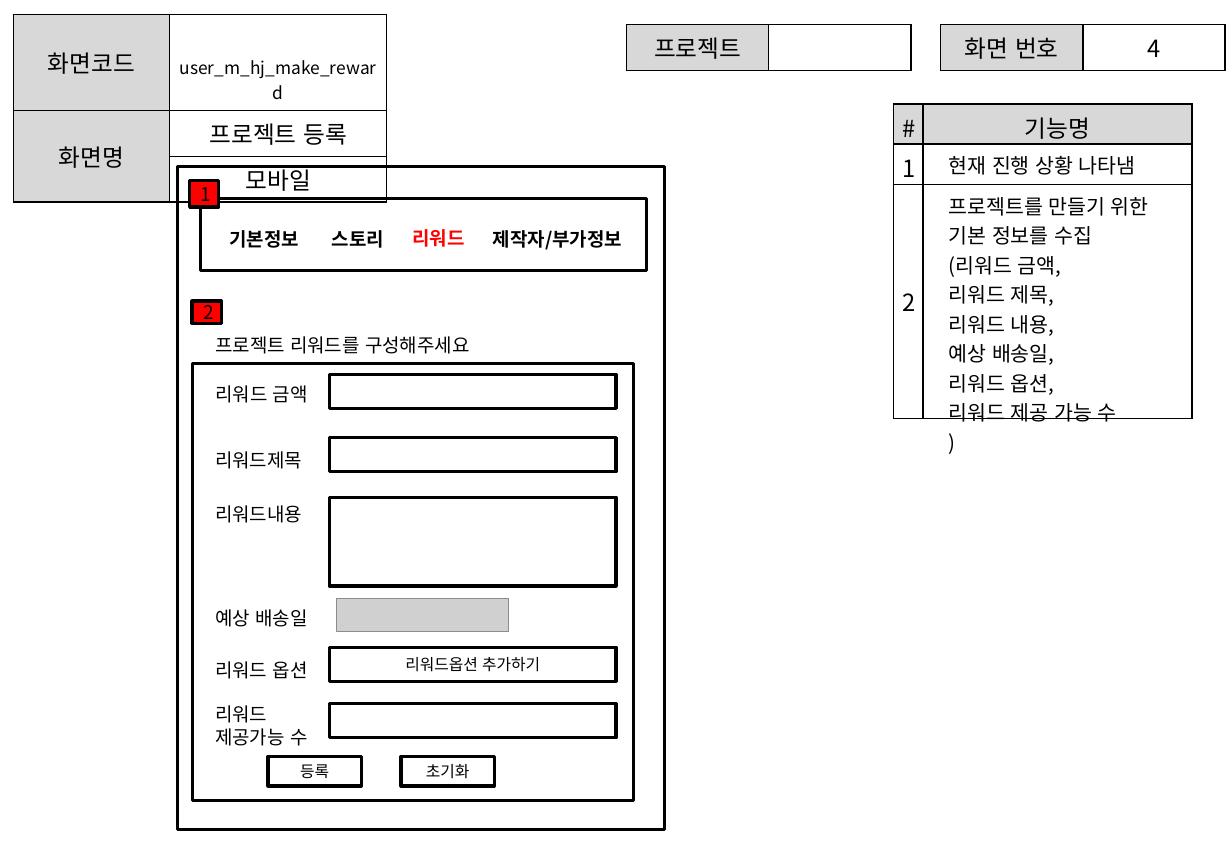
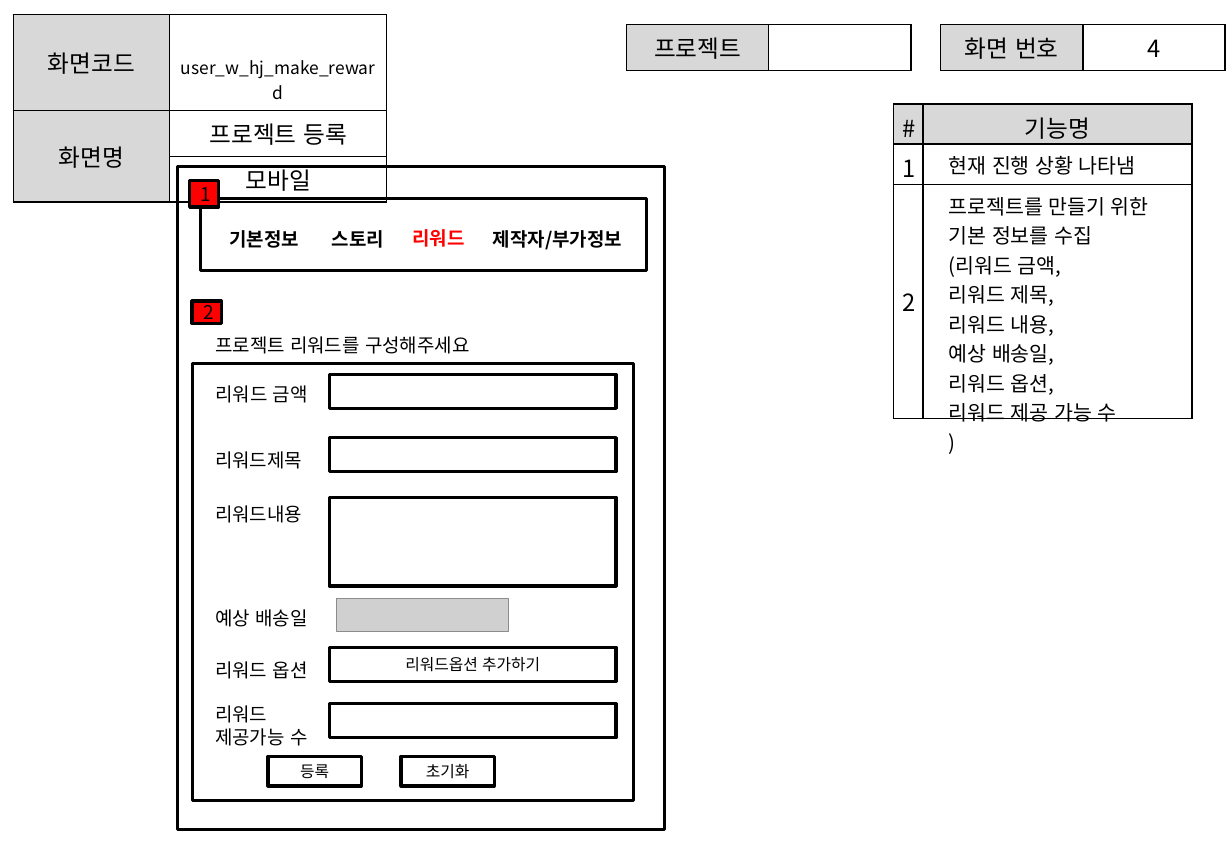
Before and after one commit to ezenteam2/EzenCrowdFunding, a slide deck: slide 10 of gr2_lhj/user_w_hj_make_reward.pptx. Drawn at 1232x853 pixels with LibreOffice and Linux fonts; fonts in the diff are those of the drawing; grey boxes stand for pictures. Boxes give left, top, right and bottom in pixels: in the first picture for what was removed or moved away, otherwise in the second. Text is boxed around its words. In the diff, an @@ line names an element or a change of style, - is before the commit and + after.

```diff
--- a/gr2_lhj/user_w_hj_make_reward.pptx
+++ b/gr2_lhj/user_w_hj_make_reward.pptx
@@ table at (x1=14, y1=15, x2=388, y2=195) @@
-row 1, column 2: user_m_hj_make_reward
+row 1, column 2: user_w_hj_make_reward
```
Also in this commit, not shown: 5 other slides changed, 8 other files.
